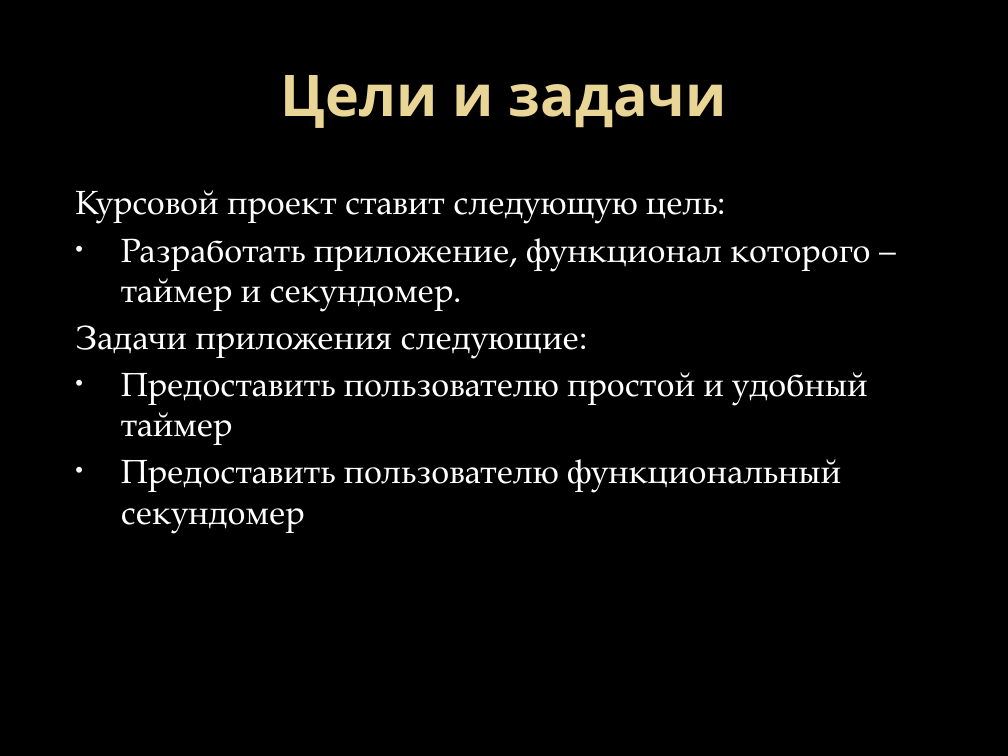
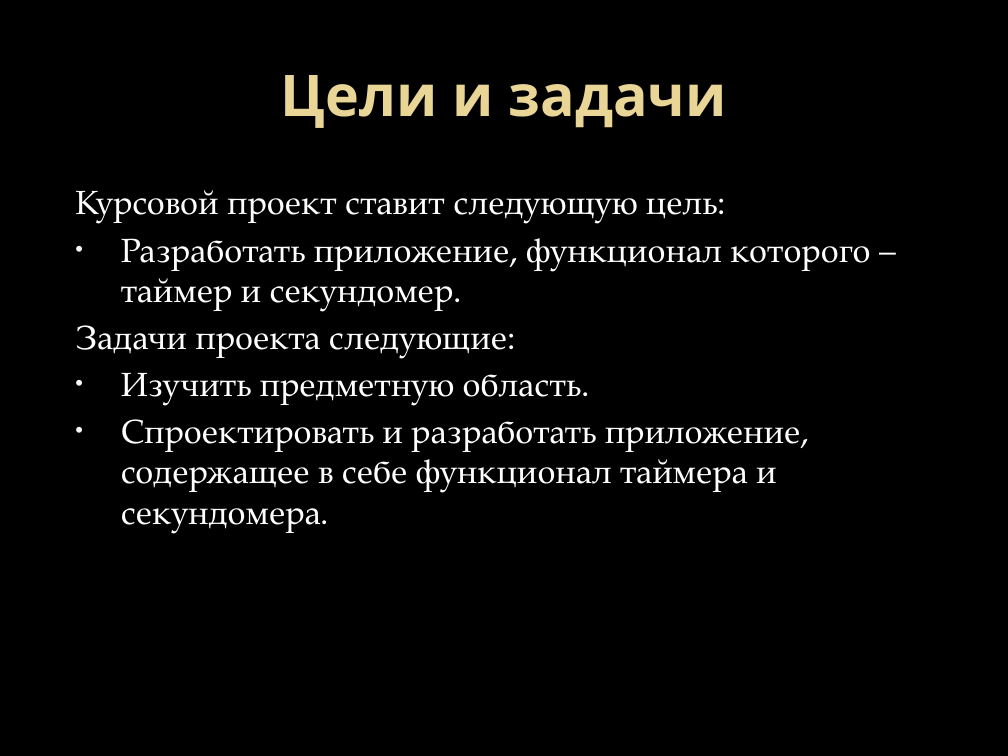
Before and after one commit to SteelySakura/Timer-Stopwatch, a slide deck: slide 3 of Курсовой проект.pptx. Drawn at 1008x756 pixels with LibreOffice and Linux fonts; fonts in the diff are those of the drawing; background and template pictures are left out. Boxes give left, top, right and bottom in pixels: in the first picture for what was removed or moved away, otherwise in the second. Text is boxed around its words. In the diff, an @@ line names an element or a change of style, - is before the commit and + after.

```diff
--- a/Курсовой проект.pptx
+++ b/Курсовой проект.pptx
@@ text at (x1=75, y1=325, x2=801, y2=533): text changed @@
-Задачи приложения следующие:
-• Предоставить пользователю простой и удобный таймер
-• Предоставить пользователю функциональный секундомер
+Задачи проекта следующие:
+• Изучить предметную область.
+• Спроектировать и разработать приложение, содержащее в себе функционал таймера и секундомера.
```
